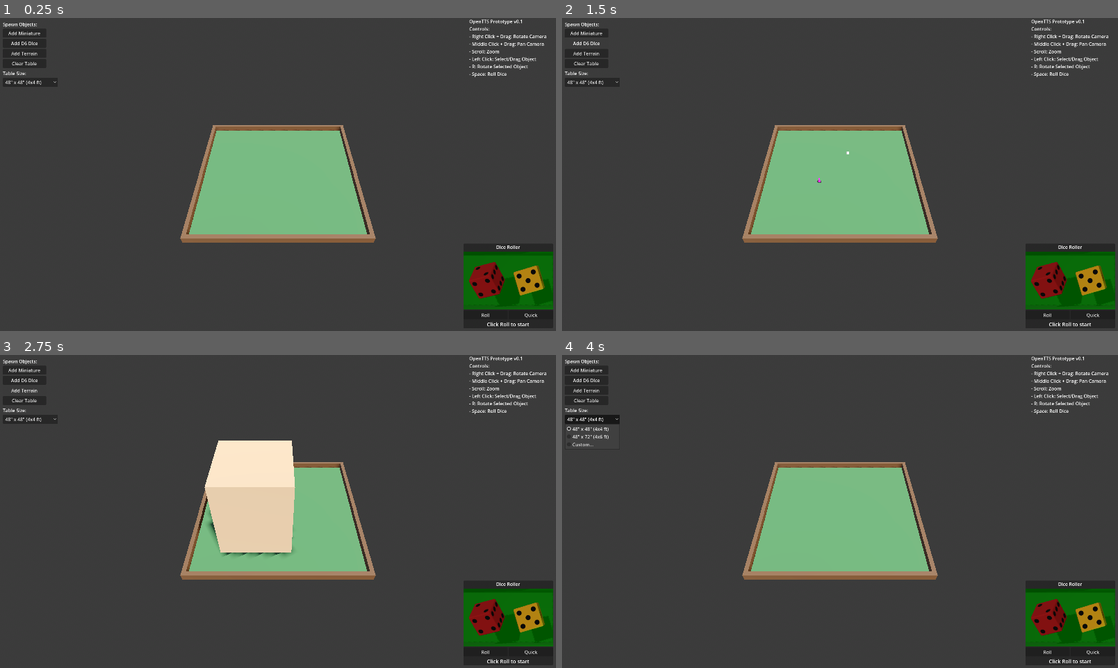
Above: before the commit, frames 1-4 (two rows, left to right).
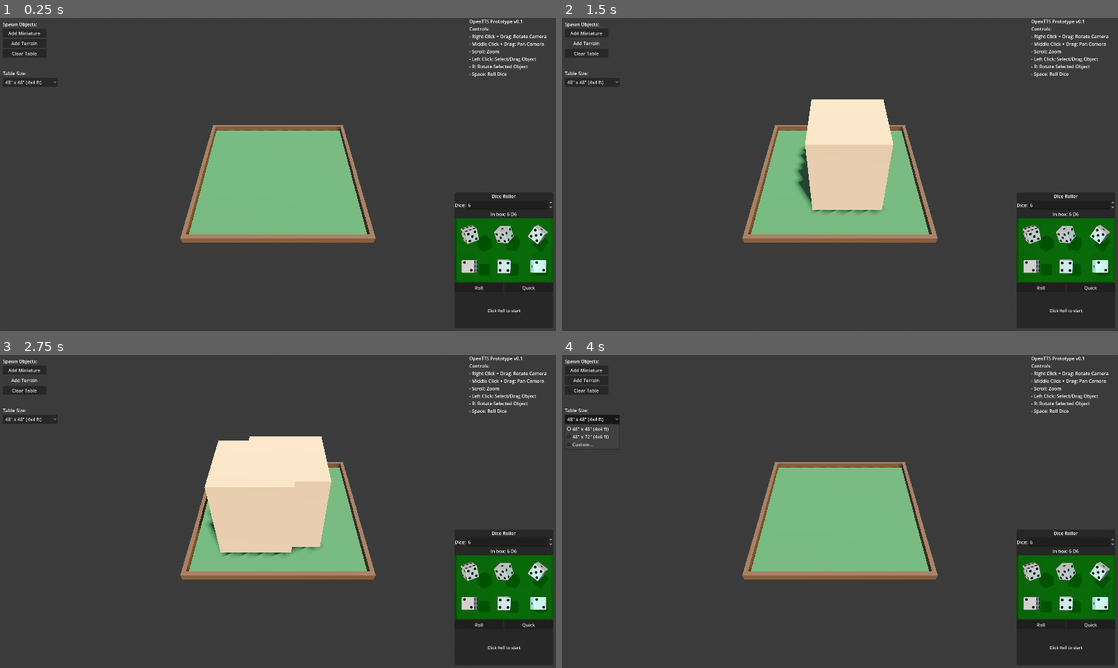
Above: after the commit, the same moments.

Repository: DutchMaxwell/Niemandsland
Game: Godot game, scene res://scenes/main.tscn
Same seed, same stepped clock (60 frames per second), same inputs: the game is played once before the commit and once after it.
Inputs (mouse positions are in pixels of both pictures, inside the frame that each line leads up to):
- Up to frame 1 (0.25 s): no input
- Up to frame 2 (1.5 s): click "Add Miniature" at 0.5 s; click (584, 43) at 1.25 s, where only the run before the commit has a clickable "Add D6 Dice"
- Up to frame 3 (2.75 s): click "Add Terrain" at 2 s
- Up to frame 4 (4 s): click "Clear Table" at 2.75 s; click "48' x 48' (4x4 ft)" at 3.5 s

The runs differ from the first frame. In frame 1, 5.0% of the frame differs, in the area x 2-100%, y 7-99%; in frame 2, 10%; in frame 3, 7.2%; in frame 4, 5.0%.

Commit message:
Enhance Dice Roller: configurable count, better results display
Features:
- Dice count selector (1-30 dice)
- "In box: X D6" display shows current dice count
- Results formatted as stacked list:
  Total: X
  ─────────
  2× 6
  3× 5
  1× 4
  ...
- Roller box auto-sizes based on dice count
- Larger panel (350x450) for better visibility
- Disabled tabletop dice spawning (uses plugin instead)

The dice roller plugin handles physics properly with its own
scale, avoiding the 16mm dice physics instability issues.

Diff:
--- a/scenes/main.tscn
+++ b/scenes/main.tscn
@@ -208,8 +208,8 @@
 anchor_top = 1.0
 anchor_right = 1.0
 anchor_bottom = 1.0
-offset_left = -320.0
-offset_top = -300.0
+offset_left = -350.0
+offset_top = -450.0
 offset_right = -10.0
 offset_bottom = -10.0
 grow_horizontal = 0
@@ -223,13 +223,35 @@
 text = "Dice Roller"
 horizontal_alignment = 1
 
+[node name="DiceCountRow" type="HBoxContainer" parent="UI/HUD/DiceRollerPanel/VBox"]
+layout_mode = 2
+
+[node name="DiceCountLabel" type="Label" parent="UI/HUD/DiceRollerPanel/VBox/DiceCountRow"]
+layout_mode = 2
+text = "Dice:"
+
+[node name="DiceCountSpinner" type="SpinBox" parent="UI/HUD/DiceRollerPanel/VBox/DiceCountRow"]
+unique_name_in_owner = true
+layout_mode = 2
+size_flags_horizontal = 3
+min_value = 1.0
+max_value = 30.0
+value = 6.0
+
+[node name="CurrentDiceLabel" type="Label" parent="UI/HUD/DiceRollerPanel/VBox"]
+unique_name_in_owner = true
+layout_mode = 2
+text = "In box: 6 D6"
+horizontal_alignment = 1
+
 [node name="DiceRollerControl" type="SubViewportContainer" parent="UI/HUD/DiceRollerPanel/VBox"]
 unique_name_in_owner = true
-custom_minimum_size = Vector2(300, 200)
+custom_minimum_size = Vector2(330, 220)
 layout_mode = 2
 size_flags_vertical = 3
 stretch = true
 script = ExtResource("5_diceroller")
+roller_size = Vector3(18, 15, 12)
 
 [node name="ButtonRow" type="HBoxContainer" parent="UI/HUD/DiceRollerPanel/VBox"]
 layout_mode = 2
@@ -251,6 +273,8 @@
 [node name="RollerResultLabel" type="Label" parent="UI/HUD/DiceRollerPanel/VBox"]
 unique_name_in_owner = true
 layout_mode = 2
-theme_override_font_sizes/font_size = 18
+custom_minimum_size = Vector2(0, 120)
+theme_override_font_sizes/font_size = 14
 text = "Click Roll to start"
 horizontal_alignment = 1
+vertical_alignment = 1
--- a/scripts/main.gd
+++ b/scripts/main.gd
@@ -24,6 +24,8 @@
 @onready var roll_button: Button = %RollButton
 @onready var quick_roll_button: Button = %QuickRollButton
 @onready var roller_result_label: Label = %RollerResultLabel
+@onready var dice_count_spinner: SpinBox = %DiceCountSpinner
+@onready var current_dice_label: Label = %CurrentDiceLabel
 
 const INCHES_TO_FEET: float = 1.0 / 12.0
 const CM_TO_FEET: float = 1.0 / 30.48
@@ -34,7 +36,8 @@
 
 	# Connect UI buttons
 	spawn_miniature_btn.pressed.connect(_on_spawn_miniature)
-	spawn_dice_btn.pressed.connect(_on_spawn_dice)
+	# Tabletop dice disabled - use Dice Roller Plugin instead
+	spawn_dice_btn.visible = false
 	spawn_terrain_btn.pressed.connect(_on_spawn_terrain)
 	clear_all_btn.pressed.connect(_on_clear_all)
 
@@ -51,6 +54,10 @@
 	quick_roll_button.pressed.connect(_on_quick_roll_button_pressed)
 	dice_roller_control.roll_finnished.connect(_on_roller_finished)
 	dice_roller_control.roll_started.connect(_on_roller_started)
+	dice_count_spinner.value_changed.connect(_on_dice_count_changed)
+
+	# Initialize dice roller with default count
+	_update_dice_set(int(dice_count_spinner.value))
 
 	# Initialize table with default size (4x4 feet = 48x48 inches)
 	table.setup_table(Vector2(4, 4))
@@ -109,7 +116,53 @@
 
 func _on_roller_finished(result: int) -> void:
 	var per_dice = dice_roller_control.per_dice_result()
-	roller_result_label.text = "Result: %d %s" % [result, str(per_dice.values())]
+	roller_result_label.text = _format_dice_results(per_dice, result)
+
+
+func _on_dice_count_changed(new_value: float) -> void:
+	_update_dice_set(int(new_value))
+
+
+## Update the dice set with the specified number of D6 dice
+func _update_dice_set(count: int) -> void:
+	var dice_set: Array[DiceDef] = []
+	for i in range(count):
+		var dice_def = DiceDef.new()
+		dice_def.name = "D6_%d" % (i + 1)
+		dice_def.color = Color.WHITE
+		dice_def.shape = DiceShape.new("D6")
+		dice_set.append(dice_def)
+
+	dice_roller_control.dice_set = dice_set
+	current_dice_label.text = "In box: %d D6" % count
+
+	# Adjust roller size based on dice count
+	var size_factor = sqrt(count / 6.0)
+	dice_roller_control.roller_size = Vector3(
+		max(12, 18 * size_factor),
+		15,
+		max(8, 12 * size_factor)
+	)
+
+
+## Format dice results as "x times 6, x times 5, ..." stacked vertically
+func _format_dice_results(per_dice: Dictionary, total: int) -> String:
+	# Count occurrences of each face value
+	var counts = {6: 0, 5: 0, 4: 0, 3: 0, 2: 0, 1: 0}
+	for dice_name in per_dice:
+		var value = per_dice[dice_name]
+		if value in counts:
+			counts[value] += 1
+
+	# Build result string
+	var lines: Array[String] = []
+	lines.append("Total: %d" % total)
+	lines.append("─────────")
+	for face in [6, 5, 4, 3, 2, 1]:
+		if counts[face] > 0:
+			lines.append("%d× %d" % [counts[face], face])
+
+	return "\n".join(lines)
 
 
 func _get_random_table_position() -> Vector3:
